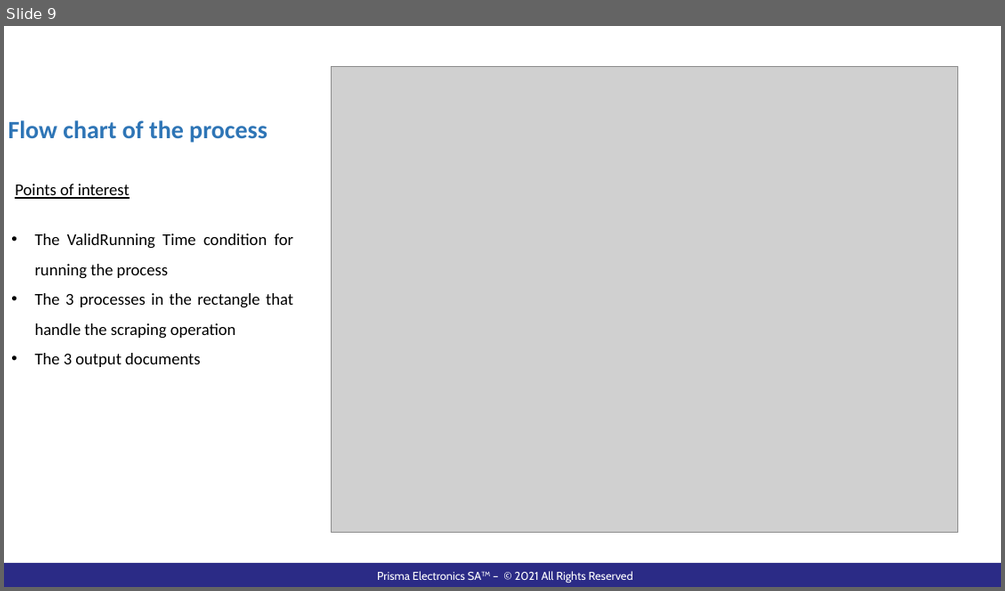
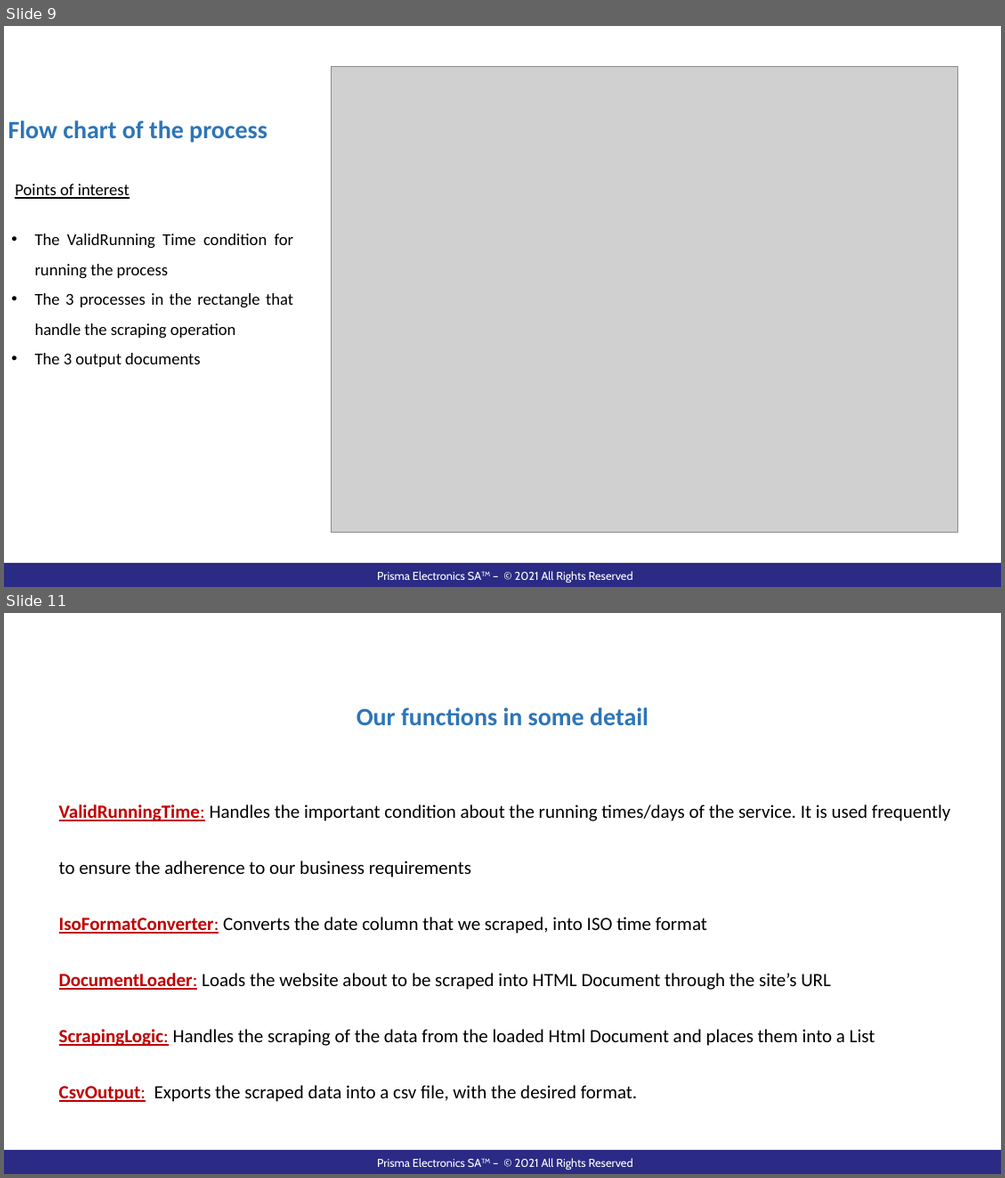
Before and after one commit to pazo0z0o/WorkRelatedLearning, a slide deck: ShipBunkerWindowsService/Documentation/WebScraperPresentation.pptx. Shown one above the other, each under a label of ours: slide 9 before the commit, slides 9 and 11 after it; the slides between them are not shown. The pictures are 1005x591 and 1005x1178 pixels, drawn with LibreOffice and Linux fonts; fonts in the diff are those of the drawing; grey boxes stand for pictures; background and template pictures are left out. Boxes give left, top, right and bottom in pixels: in the first picture for what was removed or moved away, otherwise in the second. Text is boxed around its words. In the diff, an @@ line names an element or a change of style, - is before the commit and + after.

```diff
--- a/ShipBunkerWindowsService/Documentation/WebScraperPresentation.pptx
+++ b/ShipBunkerWindowsService/Documentation/WebScraperPresentation.pptx
@@ slide 11 added at box(4, 613, 1001, 1174), background #FFFFFF; not listed: 2 template elements that a slide beside it also shows @@
@@ text added at box(356, 707, 648, 725), 24 pt, text #2E75B6, bold @@
+Our functions in some detail
@@ text added at box(59, 804, 950, 1102), 18 pt, text #000000 @@
+  ValidRunningTime: Handles the important condition about the running times/days of the service. It is used frequently to ensure the adherence to our business requirements
+  IsoFormatConverter: Converts the date column that we scraped, into ISO time format
+  DocumentLoader: Loads the website about to be scraped into HTML Document through the site’s URL
+  ScrapingLogic: Handles the scraping of the data from the loaded Html Document and places them into a List
+  CsvOutput: Exports the scraped data into a csv file, with the desired format.
```
Also in this commit, not shown: 3 slides changed, 3 other slides added, 1 other file.
